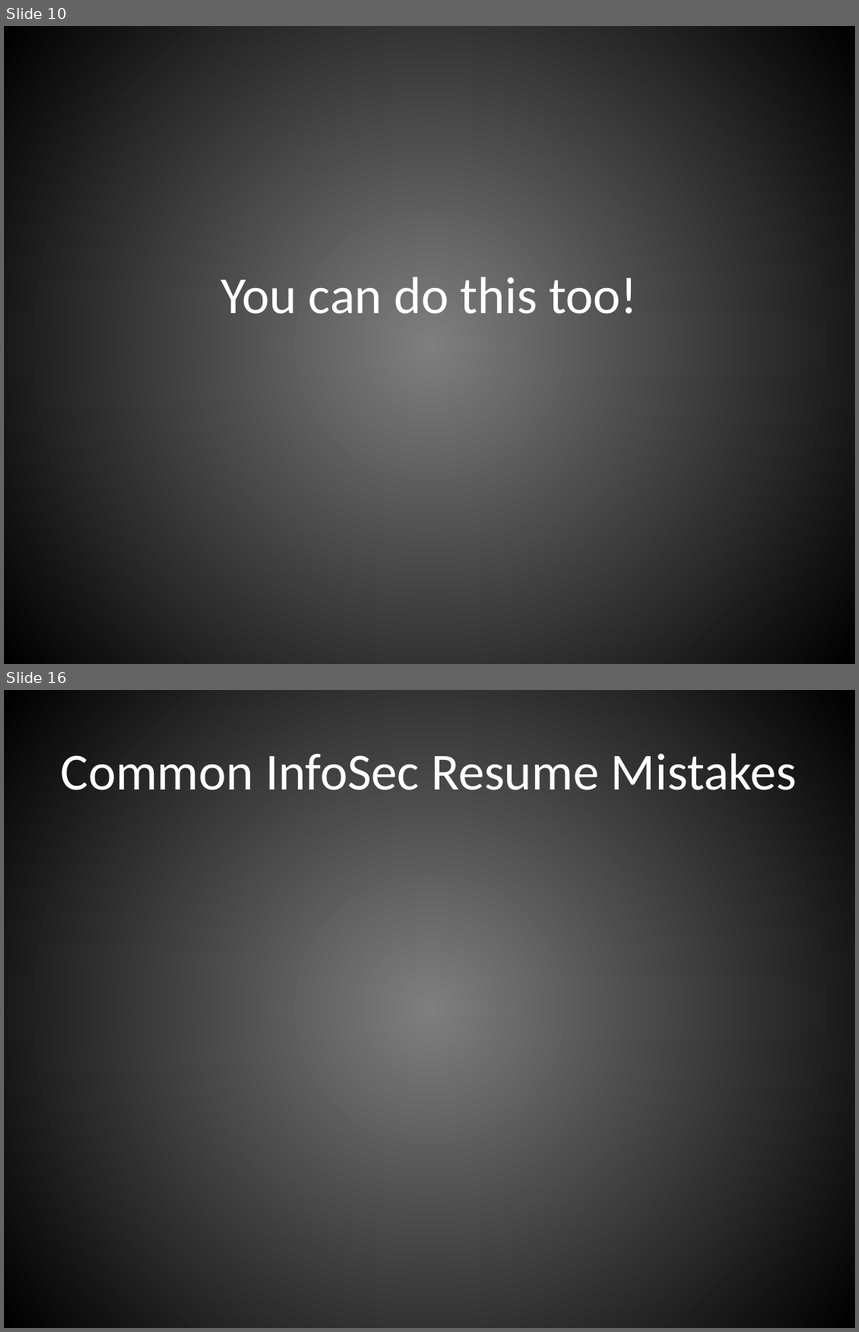
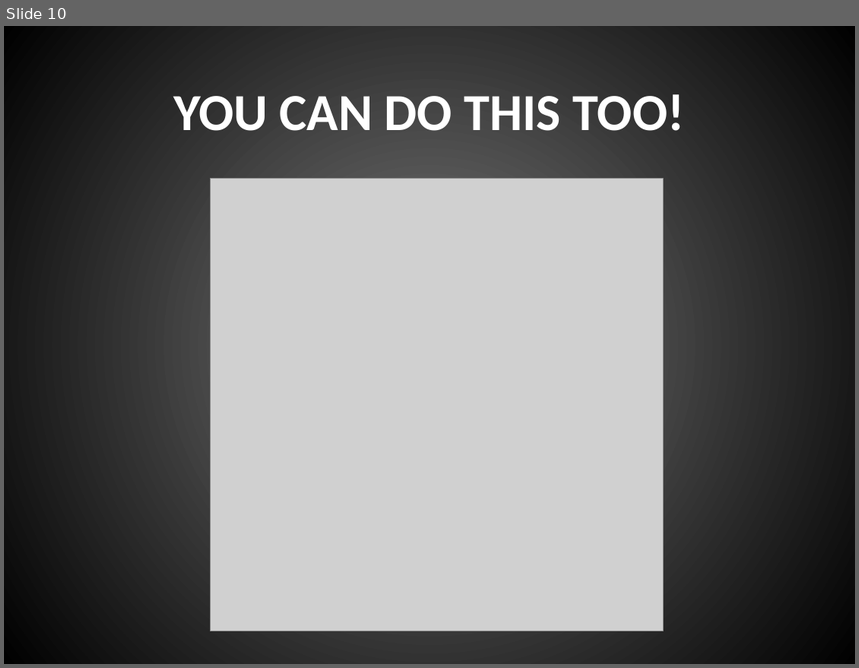
Before and after one commit to johnnyxmas/Talk_Decks, a slide deck: 2016/CypherCon/You're Right, This Sucks.pptx. Shown one above the other, each under a label of ours: slides 10 and 16 before the commit, slide 10 after it; the slides between them are not shown. The pictures are 859x1332 and 859x668 pixels, drawn with LibreOffice and Linux fonts; fonts in the diff are those of the drawing; grey boxes stand for pictures. Boxes give left, top, right and bottom in pixels: in the first picture for what was removed or moved away, otherwise in the second. Text is boxed around its words. In the diff, an @@ line names an element or a change of style, - is before the commit and + after.

```diff
--- a/2016/CypherCon/You're Right, This Sucks.pptx
+++ b/2016/CypherCon/You're Right, This Sucks.pptx
@@ slide 16 removed at [4,690,855,1328], background gradient #7F7F7F to #000000 @@
@@ title removed at [61,753,797,790] @@
-Common InfoSec Resume Mistakes
@@ slide 10 changed as well @@
@@ background gradient #7F7F7F to #000000 to gradient #7B7B7B to #000000 @@
@@ title at [173,94,685,131]: text changed; bold on @@
-You can do this too!
+YOU CAN DO THIS TOO!
@@ picture added at [210,178,663,631] @@
```
Also in this commit, not shown: 17 other slides changed, 2 slides added, 3 other slides removed.
